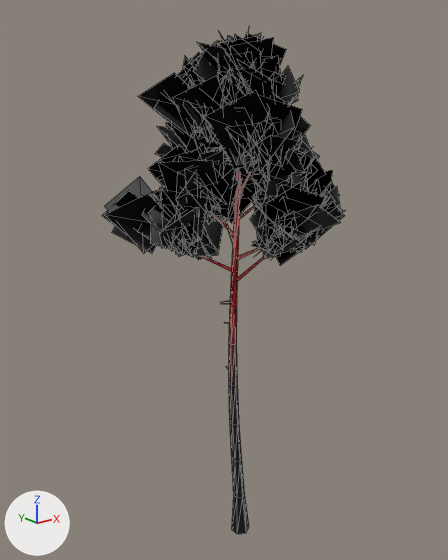
The glTF model public/assets/testmap/tree_pine_b_lod1.glb, before and after one commit.
One viewpoint serves both versions: a 50 mm lens placed at (-15.8, -18.6, 19.6), pointed at (-0.5, 0.6, 11.9). Lighting does not change. The marker at lower left points along +X, +Y and +Z. The first picture is the older version. Mesh edges are drawn as thin lines. Vertices at exactly the same position are counted once.

In view in the first picture: 'tree_pine_b_lod1.0', 'tree_pine_b_lod1.1'.
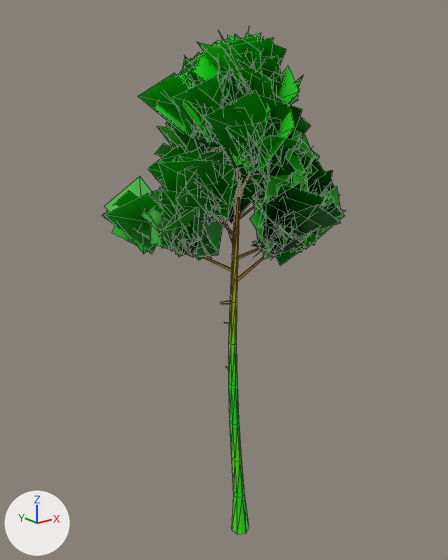
Diff of the bpy script that builds the scene:
```diff
--- a/public/assets/testmap/tree_pine_b_lod1.glb.py
+++ b/public/assets/testmap/tree_pine_b_lod1.glb.py
@@ me_tree_pine_b_lod1_0 @@
 me_tree_pine_b_lod1_0.from_pydata(...)  # 174 vertices, 234 faces; spans x -2.9..2.9, y -2.3..2.4, z -0.3..19.4
 # used by ob_tree_pine_b_lod1_0; location = (0.0, 0.0, 0.0)
+# me_tree_pine_b_lod1_0 part 1: 85 faces centred in x -2.0..1.9, y -1.5..1.8, z 9.9..19.1 are repainted in the vertex colours; the middle colour goes from red #ff0000 to orange #ff9400
+# me_tree_pine_b_lod1_0 part 2: 72 faces centred in x -2.0..1.9, y -1.5..1.5, z 10.3..17.6 are repainted in the vertex colours; the middle colour goes from red #ff0000 to yellow #f8c800
+# me_tree_pine_b_lod1_0 part 3: 77 faces centred in x -0.4..0.3, y -0.3..0.9, z 0.3..10.3 are repainted in the vertex colours; the middle colour goes from black #000000 to green #3cfe00
 me_tree_pine_b_lod1_0.materials.append(mat_bark_pine_blend)
@@ me_tree_pine_b_lod1_1 @@
 me_tree_pine_b_lod1_1.from_pydata(...)  # 2268 vertices, 1134 faces; spans x -5.04..4.55, y -4.05..3.97, z 12.58..21.63
 # used by ob_tree_pine_b_lod1_1; location = (0.0, 0.0, 0.0)
+# me_tree_pine_b_lod1_1 part 4: 1134 faces centred in x -3.91..3.8, y -3.36..3.11, z 13.1..20.63 are repainted in the vertex colours; the middle colour goes from black #000000 to green #00b400
 me_tree_pine_b_lod1_1.materials.append(mat_foliage_pine)
```

Pixel boxes (x1, y1, x2, y2) of what changed, in the pictures (448 x 560 px):
part 1 of me_tree_pine_b_lod1_0, recoloured: (215, 148, 264, 324) in both
part 2 of me_tree_pine_b_lod1_0, recoloured: (195, 163, 261, 336) in both
part 3 of me_tree_pine_b_lod1_0, recoloured: (226, 306, 249, 534) in both
part 4 of me_tree_pine_b_lod1_1, recoloured (black to green): (102, 29, 345, 265) in both
